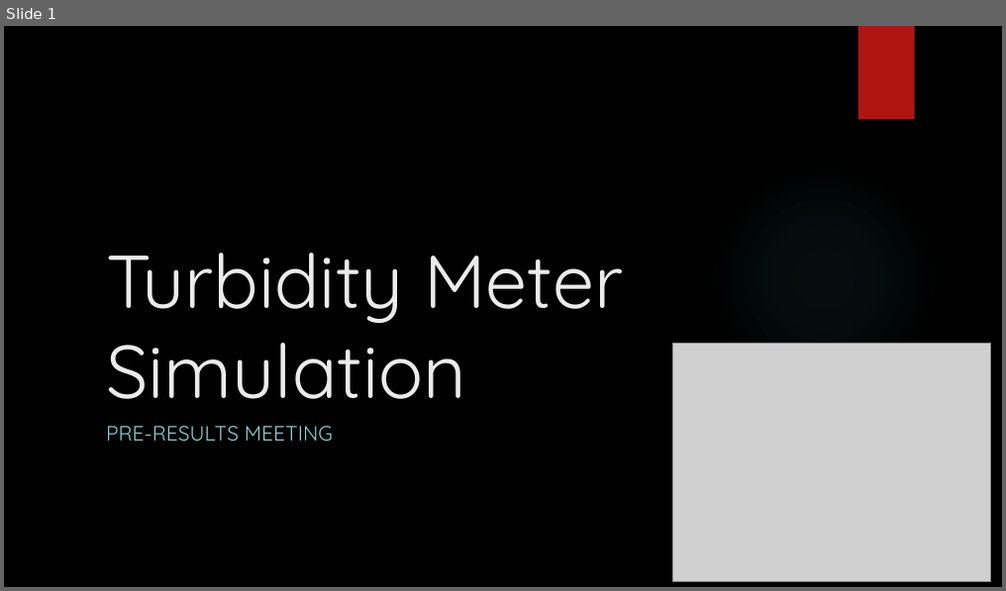
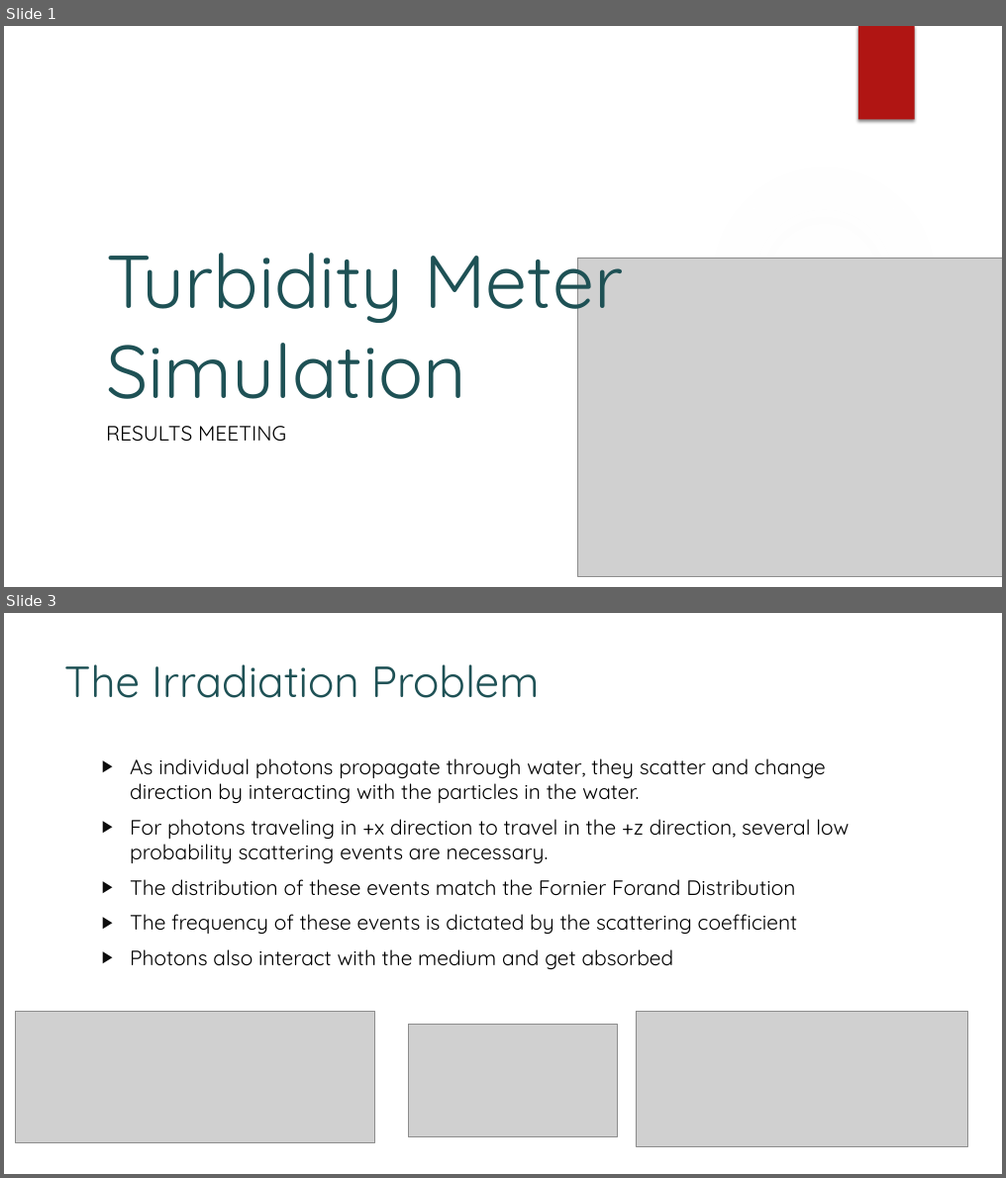
Before and after one commit to KAANVOLKAN05/GPGPU_Research, a slide deck: TurbidityMeterStudy/MonteCarloProj/Presentation for West River.pptx. Shown one above the other, each under a label of ours: slide 1 before the commit, slides 1 and 3 after it; the slides between them are not shown. The pictures are 1006x591 and 1006x1178 pixels, drawn with LibreOffice and Linux fonts; fonts in the diff are those of the drawing; grey boxes stand for pictures; background and template pictures are left out. Boxes give left, top, right and bottom in pixels: in the first picture for what was removed or moved away, otherwise in the second. Text is boxed around its words. In the diff, an @@ line names an element or a change of style, - is before the commit and + after.

```diff
--- a/TurbidityMeterStudy/MonteCarloProj/Presentation for West River.pptx
+++ b/TurbidityMeterStudy/MonteCarloProj/Presentation for West River.pptx
@@ slide 3 added at <box>4,613,1002,1174</box>, background #FFFFFF @@
@@ title added at <box>64,664,540,698</box>, 42 pt, text #1E5155 @@
+The Irradiation Problem
@@ text added at <box>130,759,848,970</box>, 20 pt, text #000000 @@
+▶ As individual photons propagate through water, they scatter and change direction by interacting with the particles in the water.
+▶ For photons traveling in +x direction to travel in the +z direction, several low probability scattering events are necessary.
+▶ The distribution of these events match the Fornier Forand Distribution
+▶ The frequency of these events is dictated by the scattering coefficient
+▶ Photons also interact with the medium and get absorbed
@@ picture added at <box>15,1011,375,1143</box> @@
@@ picture added at <box>408,1024,617,1137</box> @@
@@ picture added at <box>636,1011,968,1147</box> @@
@@ slide 1 changed as well @@
@@ background picture (left out) to #FFFFFF @@
@@ title "Turbidity Meter Simulation" at <box>106,253,623,399</box>: text colour #EBEBEB to #1E5155 @@
@@ ellipse at <box>709,163,939,393</box>: fill gradient #50B9C1 to gradient #F3F3F3 @@
@@ picture: place and size @@
-picture at <box>673,344,991,581</box>
+picture at <box>578,258,1002,576</box>
@@ subtitle at <box>106,426,286,442</box>: text changed; text colour #8AD0D6 to #000000 @@
-PRE-RESULTS MEETING
+RESULTS MEETING
```
Also in this commit, not shown: 24 other slides changed, 18 other slides added, 1 slide removed.
